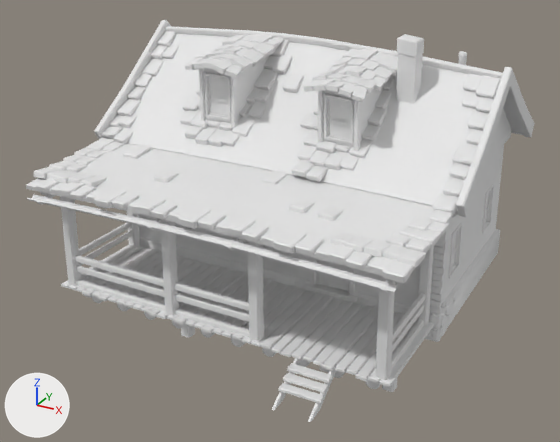
What one commit did to the FBX model Team1_GraduationGame/Assets/3D/Models/House/House01Part.fbx.
One viewpoint serves both versions: a 50 mm lens placed at (6.76, -11.57, 8.87), pointed at (-1.18, 2.86, 1.65). Lighting does not change. The marker at lower left points along +X, +Y and +Z. Where no turn or scale is listed for an object, it has been applied to the vertices. Vertices at the same position are counted once.

The first picture shows 'House.001', 'House.002'.
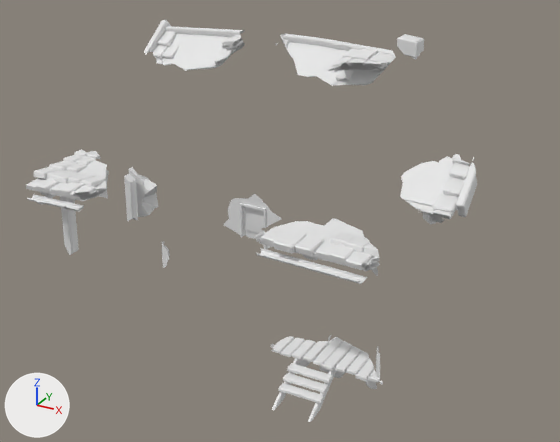
Where the newer file only moved an object's origin or applied its transform, the numbers keep the older frame.

Edits to the scene script, one JSON object a line:
```json
{"op": "add", "block": "mat_house01", "code": ["mat_house01 = principled_material('House01')", "mat_house01.base_color = (0.8, 0.8, 0.8)  # white #e7e7e7", "mat_house01.roughness = 0.553"]}
{"block": "me_house_mesh_009", "where": "# used by ob_house_002; location = (0.0, 0.0, 0.0)"}
{"op": "remove", "block": "me_house_mesh_009", "code": "me_house_mesh_009.from_pydata(...)  # 1495 vertices, 703 faces; spans x -5.78..3.28, y -0.72..5.58, z 1.01..5.86"}
{"op": "add", "block": "me_house_mesh_009", "code": "me_house_mesh_009.from_pydata(...)  # 2239 vertices, 1139 faces; spans x -5.78..3.28, y -1.08..5.58, z -0.32..5.86"}
{"block": "me_house_mesh_009", "change": "me_house_mesh_009 part 1: 442 vertices added at x 0.03..2.76, y -1.08..1.29, z -0.32..0.99"}
{"block": "me_house_mesh_009", "change": "me_house_mesh_009 part 2: 238 vertices added at x 0.22..2.48, y -0.71..0.95, z 2.41..3.06"}
{"op": "add", "block": "me_house_mesh_009", "code": "me_house_mesh_009.materials.append(mat_house01)  # white #e7e7e7"}
{"op": "remove", "block": "ob_house_001", "code": ["ob_house_001 = bpy.data.objects.new('House.001', me_mesh_001)", "ob_house_001.location = (0.0, 0.0, 0.0)"]}
```

Pixel boxes [x1, y1, x2, y2] of what changed, in the pictures (560 x 442 px):
```json
{"object": "House.001", "change": "deleted", "before": [61, 30, 535, 422]}
{"part": 1, "of": "me_house_mesh_009", "change": "added", "after": [271, 335, 383, 422]}
{"part": 2, "of": "me_house_mesh_009", "change": "added", "after": [255, 218, 380, 284]}
```
